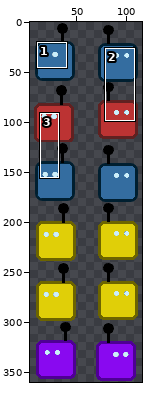
File history of a sprite sheet, examples/prosocialexp/images/robot.png. Above, an overview of the earlier version with the close-up marked.
Close-up. The starting point:
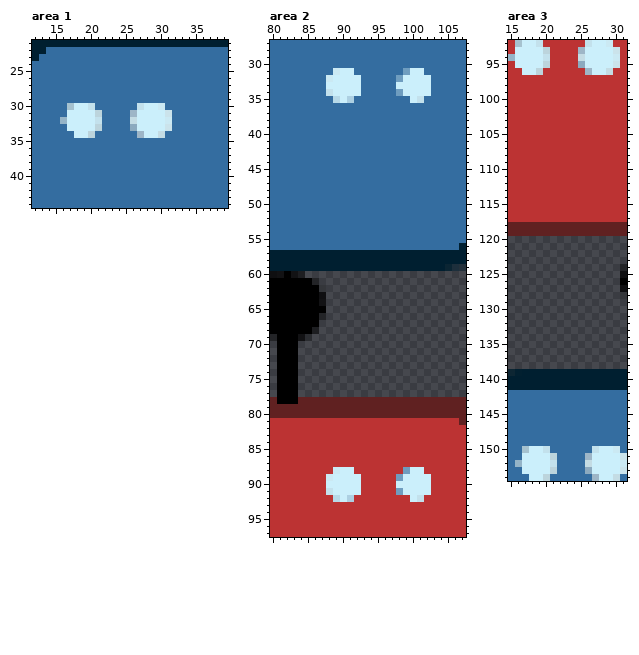
The file is 122x360 pixels. Pixels under 10% opacity are left out. Colours within 5 levels of each other are drawn and written as one. Shown: area 1: x 12..39, y 21..44; area 2: x 80..107, y 27..97; area 3: x 15..31, y 92..154. The wide view leaves out empty margins. The commit also changed other parts of the picture, which this record leaves out.
The same view after the edit:
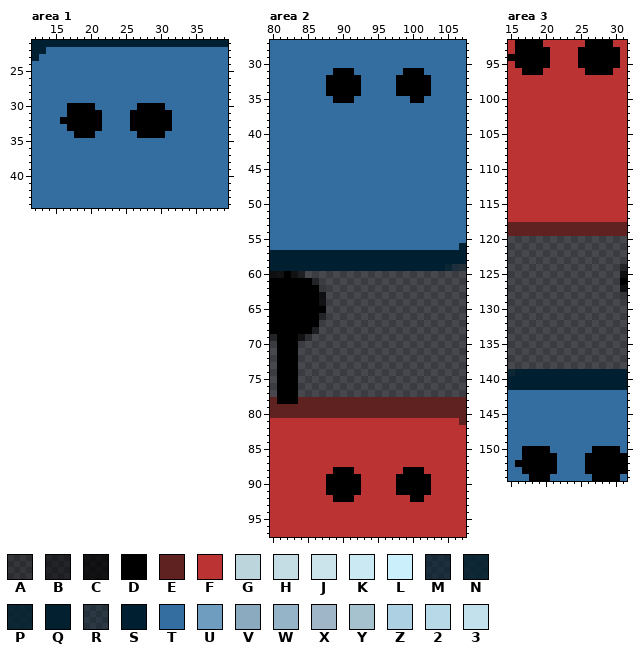
Palette (. is transparent): A #00000040  B #00000080  C #000000bf  D #000000  E #602121  F #bc3333  G #bcd4dc  H #c4dce4  J #cbe3eb  K #cbe9f3  L #cbeffb  M #001e2f97  N #001f2fc4  P #001f2fcd  Q #001f2ff7  R #001e305f  S #001f30  T #346da0  U #6f9dbf  V #8caabf  W #95b4c7  X #9eb6c7  Y #a6c2cf  Z #add0e2  2 #b7d9e8  3 #c3e1ec
Difference:
Changed rows in their new state; - is an unchanged pixel.
Area 1:
first column x 16:
30 -DDDD------DDDD-
31 -DDDDD----DDDDDD
32 DDDDDD----DDDDDD
33 -DDDDD----DDDDDD
34 --DDD------DDDD-
Area 2:
first column x 88:
31 -DDD-------DDD-
32 DDDDD-----DDDDD
33 DDDDD-----DDDDD
34 DDDDD-----DDDDD
35 -DDD--------DD-
first column x 88:
88 -DDD-------DDD-
89 DDDDD-----DDDDD
90 DDDDD-----DDDDD
91 DDDDD-----DDDDD
92 -DDD--------DD-
Area 3:
first column x 15:
 92 -DDDD------DDDD-
 93 -DDDDD----DDDDDD
 94 DDDDDD----DDDDDD
 95 -DDDDD----DDDDDD
 96 --DDD------DDDD-
first column x 16:
150 -DDDD------DDDD-
151 -DDDDD----DDDDDD
152 DDDDDD----DDDDDD
153 -DDDDD----DDDDDD
154 --DDD------DDDD-
